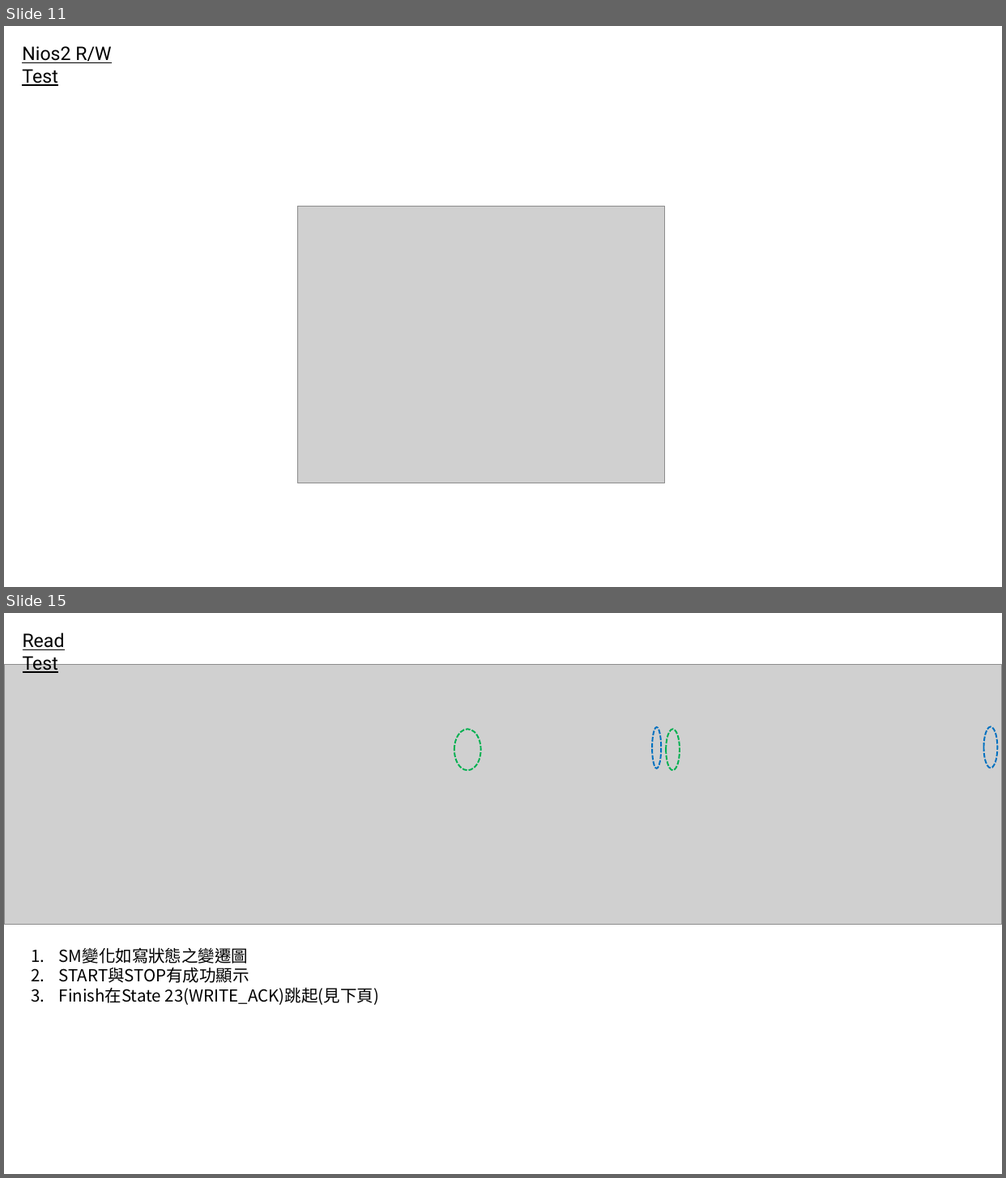
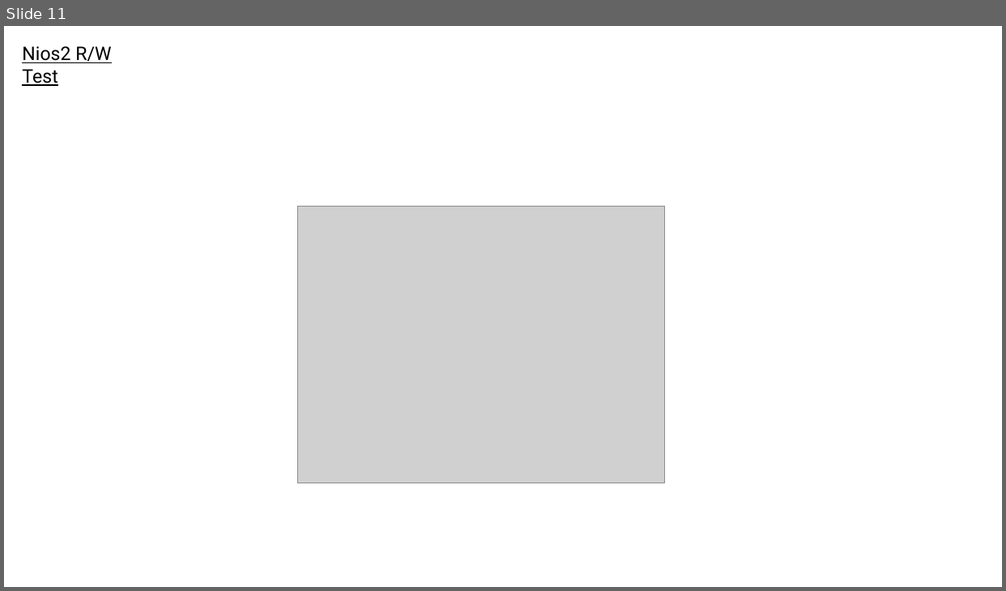
Before and after one commit to adamShiau/adamShiau_FPGA, a slide deck: intel_IP/IRIS/HW_IP/Interface/I2C/V1/I2C_ADXL357.pptx. Shown one above the other, each under a label of ours: slides 11 and 15 before the commit, slide 11 after it; the slides between them are not shown. The pictures are 1006x1178 and 1006x591 pixels, drawn with LibreOffice and Linux fonts; fonts in the diff are those of the drawing; grey boxes stand for pictures. Boxes give left, top, right and bottom in pixels: in the first picture for what was removed or moved away, otherwise in the second. Text is boxed around its words. In the diff, an @@ line names an element or a change of style, - is before the commit and + after.

```diff
--- a/intel_IP/IRIS/HW_IP/Interface/I2C/V1/I2C_ADXL357.pptx
+++ b/intel_IP/IRIS/HW_IP/Interface/I2C/V1/I2C_ADXL357.pptx
@@ slide 15 removed at <box>4,613,1002,1174</box>, background #FFFFFF @@
@@ text removed at <box>23,632,65,673</box> @@
-Read Test
@@ picture removed at <box>4,665,1002,924</box> @@
@@ ellipse removed at <box>454,729,481,770</box> @@
@@ ellipse removed at <box>652,727,661,769</box> @@
@@ ellipse removed at <box>666,729,680,770</box> @@
@@ ellipse removed at <box>984,726,997,768</box> @@
@@ text removed at <box>59,948,379,1005</box> @@
-1. SM變化如寫狀態之變遷圖
-2. START與STOP有成功顯示
-3. Finish在State 23(WRITE_ACK)跳起(見下頁)
```
Also in this commit, not shown: 12 slides added, 5 other slides removed, 20 other files.
